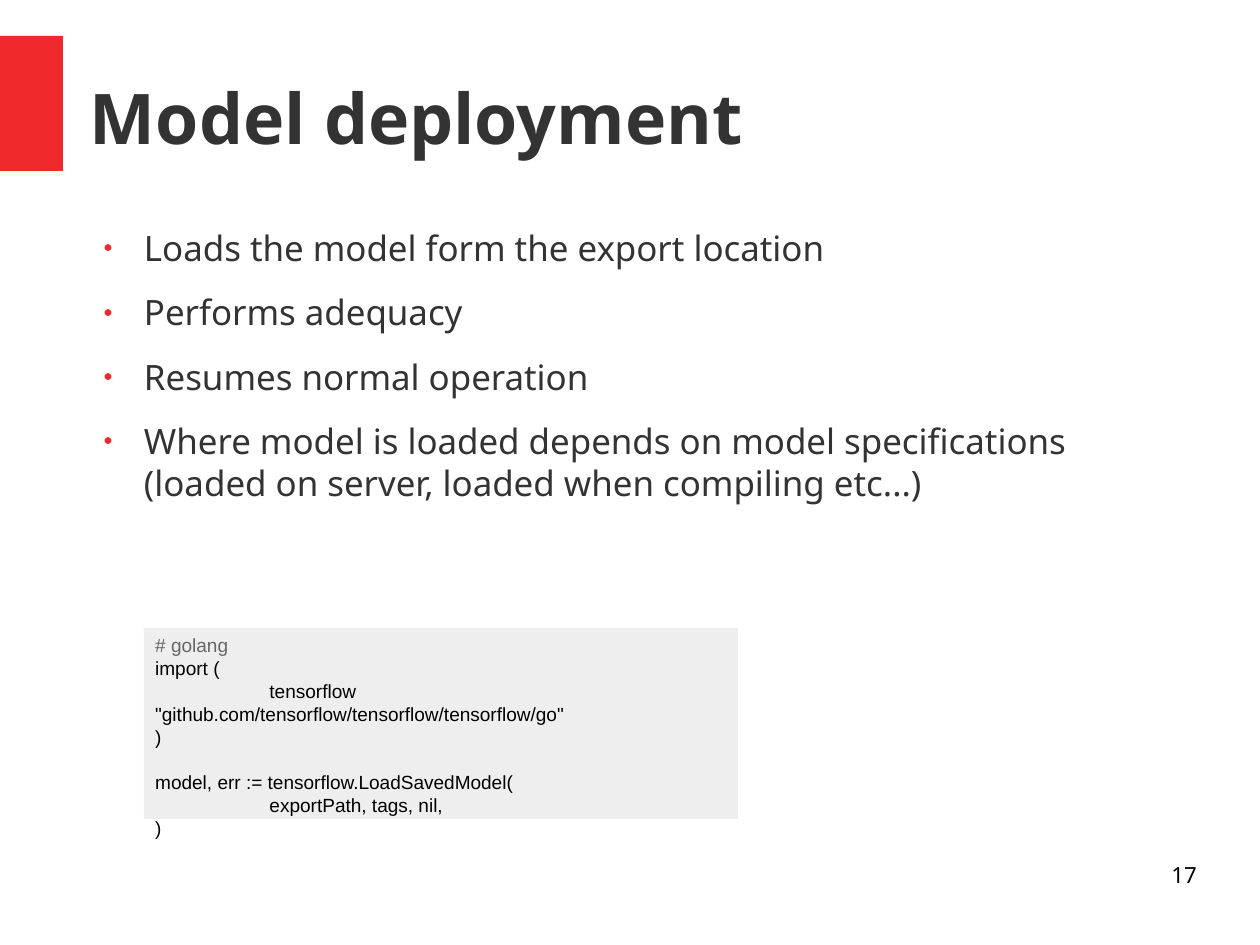
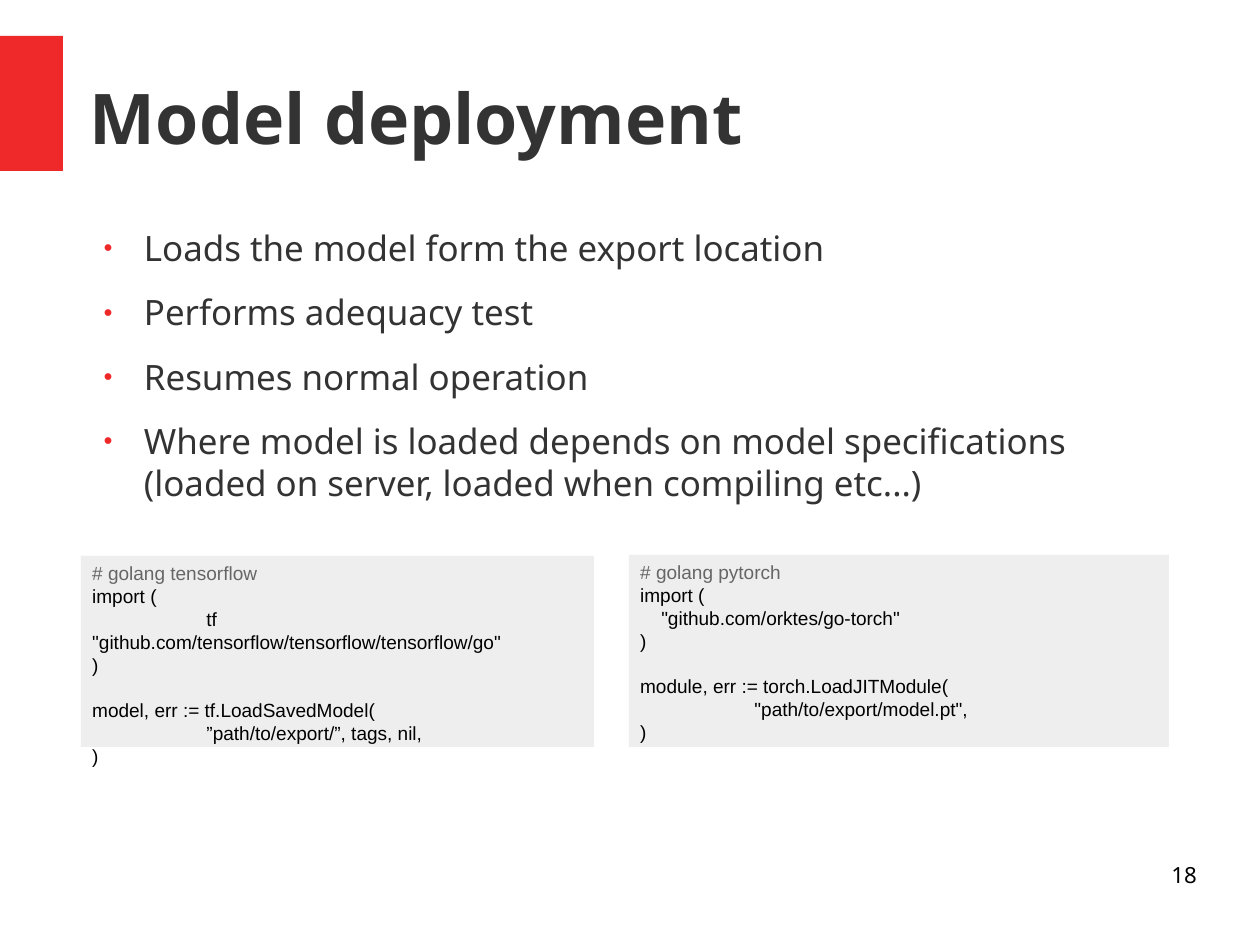
Before and after one commit to andrefsp/models-to-production, a slide deck: slide 18 of models-to-production.odp (slide 17 before the commit). Drawn at 1260x945 pixels with LibreOffice and Linux fonts; fonts in the diff are those of the drawing. Boxes give left, top, right and bottom in pixels: in the first picture for what was removed or moved away, otherwise in the second. Text is boxed around its words. In the diff, an @@ line names an element or a change of style, - is before the commit and + after.

```diff
--- a/models-to-production.odp
+++ b/models-to-production.odp
@@ text at bbox=[144, 298, 534, 334]: text changed @@
-● Performs adequacy
+● Performs adequacy test
@@ rectangle "# golang tensorflow import (": place and size @@
-rectangle "# golang tensorflow import (" at bbox=[144, 628, 739, 819]
+rectangle "# golang tensorflow import (" at bbox=[81, 556, 595, 747]
@@ text in rectangle at bbox=[92, 566, 501, 653]: text changed @@
-# golang
-import (
-tensorflow "github.com/tensorflow/tensorflow/tensorflow/go"
+# golang tensorflow
+import (
+tf "github.com/tensorflow/tensorflow/tensorflow/go"
@@ rectangle added at bbox=[629, 555, 1169, 747], fill #EEEEEE, 12 pt, text #000000 @@
+# golang pytorch
+import (
+"github.com/orktes/go-torch"
+)
+module, err := torch.LoadJITModule(
+"path/to/export/model.pt",
+)
@@ text in rectangle at bbox=[92, 703, 422, 744]: text changed @@
-model, err := tensorflow.LoadSavedModel(
-exportPath, tags, nil,
+model, err := tf.LoadSavedModel(
+”path/to/export/”, tags, nil,
@@ page number at bbox=[1171, 867, 1196, 884]: text changed @@
-17
+18
```
Also in this commit, not shown: 7 other slides changed, 2 slides added, 2 other files.
